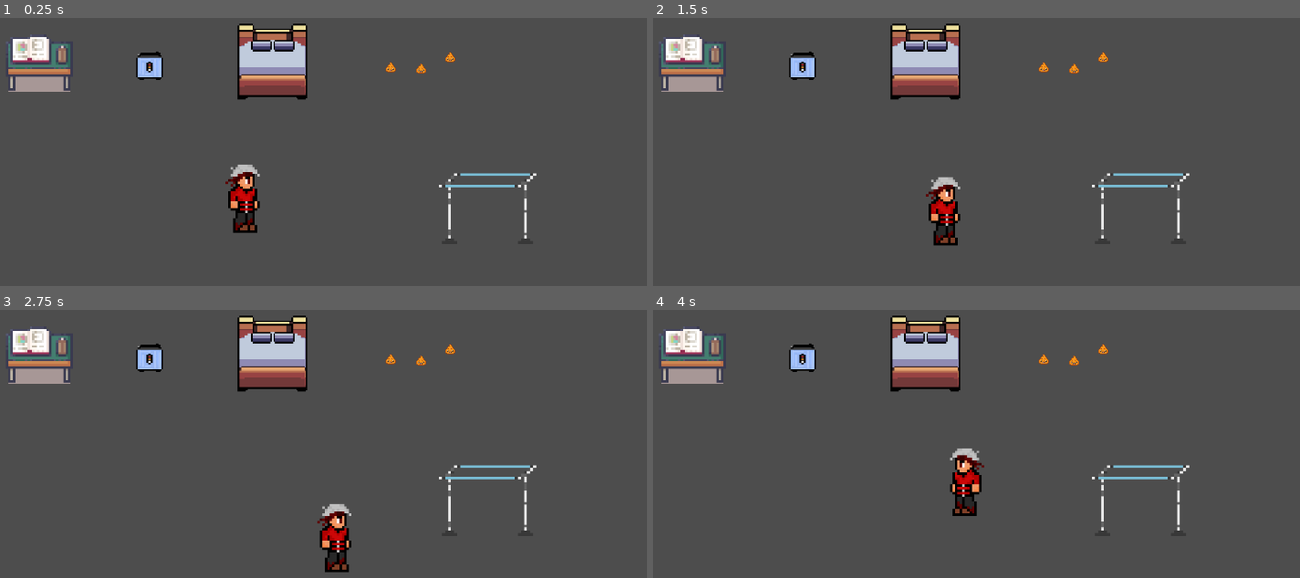
Above: before the commit, frames 1-4 (two rows, left to right).
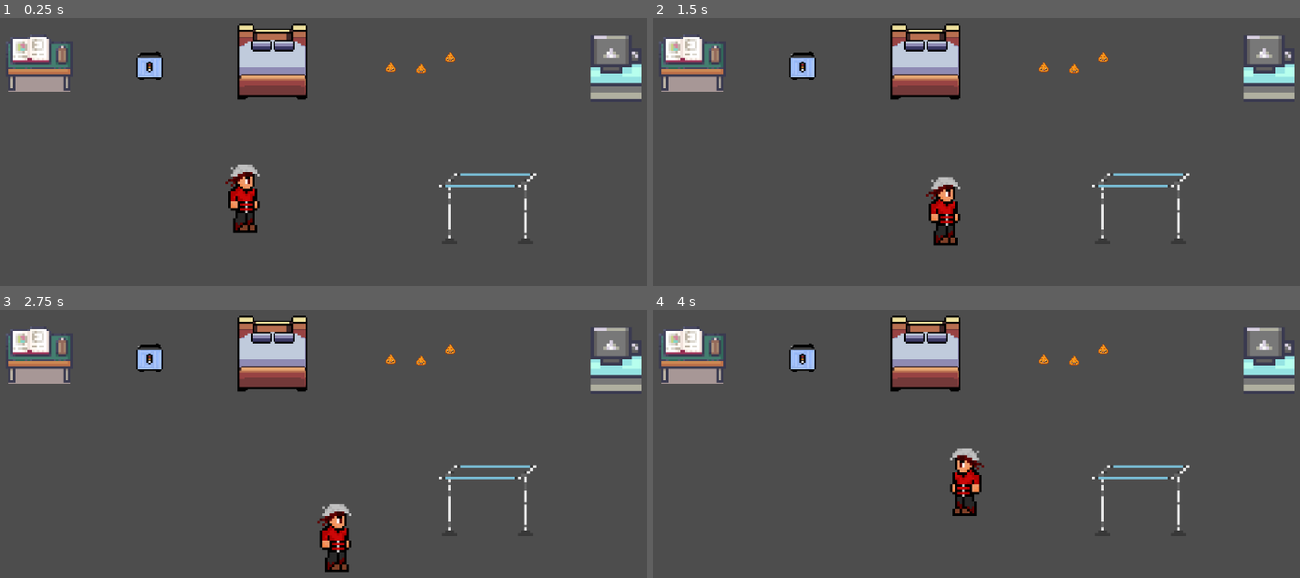
Above: after the commit, the same moments.

Repository: rizaptrarz/Kelompok-Lumen
Game: Godot game, scene res://node_2d.tscn
Two runs of this game, one before a commit and one after it. Both use one fixed random seed, a clock stepped at 60 frames per second and the inputs below.
Inputs (mouse positions are in pixels of both pictures, inside the frame that each line leads up to):
- Up to frame 1 (0.25 s): no input
- Up to frame 2 (1.5 s): tap Enter (advance_dialogue, bound only after the commit) at 0.5, 0.8, 1.35 s; move the mouse to (1041, 66) at 0.52 s; hold D (move_right) 0.53-1.28 s; hold E (interact) 0.53-1.28 s; click (1041, 66) at 0.67 s; move the mouse to (1073, 68) at 1.27 s; hold S (move_down) from 1.28 s (still down); click (1073, 68) at 1.42 s
- Up to frame 3 (2.75 s): tap E (interact) at 1.55 s; move the mouse to (452, 350) at 2.02 s; release S (move_down) at 2.03 s; hold D (move_right) from 2.03 s (still down); hold E (interact) from 2.03 s (still down); click (452, 350) at 2.17 s; tap Enter (advance_dialogue, bound only after the commit) at 2.3 s
- Up to frame 4 (4 s): move the mouse to (outside the picture) at 2.77 s; release D (move_right) at 2.78 s; release E (interact) at 2.78 s; hold W (move_up) 2.78-3.53 s; tap Space (run) at 2.85 s; click (outside the picture) at 2.92 s; tap E (interact) at 3.05 s; move the mouse to (1202, 559) at 3.52 s; hold A (move_left) from 3.53 s (still down); hold Enter (advance_dialogue, bound only after the commit) from 3.53 s (still down)

The runs differ from the first frame. In frame 1, 1.3% of the frame differs, in the area x 91-100%, y 6-31%; in frame 2, 1.3%; in frame 3, 1.3%; in frame 4, 1.3%.

Commit message:
Add Text Baloon

Diff:
--- a/node_2d.tscn
+++ b/node_2d.tscn
@@ -1,14 +1,15 @@
-[gd_scene load_steps=11 format=3 uid="uid://bqjmbqs4uogat"]
+[gd_scene load_steps=12 format=3 uid="uid://bqjmbqs4uogat"]
 
 [ext_resource type="PackedScene" uid="uid://caelnc0mta6gy" path="res://scenes/player.tscn" id="1_dffci"]
 [ext_resource type="Script" path="res://scripts/time/time_system.gd" id="2_t6f58"]
 [ext_resource type="Script" path="res://scripts/time/date_time.gd" id="3_nqidl"]
 [ext_resource type="PackedScene" uid="uid://8ajw3s7xjqok" path="res://scenes/jemuran.tscn" id="4_co1dh"]
-[ext_resource type="Script" path="res://scripts/task_manager.gd" id="4_xjl2l"]
+[ext_resource type="Script" path="res://scripts/singleton/task_manager.gd" id="4_xjl2l"]
 [ext_resource type="PackedScene" uid="uid://bnrspft5gv2jr" path="res://scenes/homework.tscn" id="5_edv34"]
 [ext_resource type="PackedScene" uid="uid://d0rjfpo0usm3w" path="res://scenes/mejikom.tscn" id="6_5lljq"]
 [ext_resource type="PackedScene" uid="uid://bk1cc4dirpt1g" path="res://scenes/kasur.tscn" id="7_fhpr0"]
 [ext_resource type="PackedScene" uid="uid://b4q6tx67wklsd" path="res://scenes/poop.tscn" id="8_tph8m"]
+[ext_resource type="PackedScene" uid="uid://bd4ecdwuwfpq4" path="res://scenes/komputer.tscn" id="10_j7owq"]
 
 [sub_resource type="Resource" id="Resource_lb2an"]
 script = ExtResource("3_nqidl")
@@ -54,3 +55,6 @@
 
 [node name="poop3" parent="task/poops" instance=ExtResource("8_tph8m")]
 position = Vector2(769, 88)
+
+[node name="komputer" parent="task" instance=ExtResource("10_j7owq")]
+position = Vector2(1031, 106)
--- a/project.godot
+++ b/project.godot
@@ -17,7 +17,8 @@
 
 [autoload]
 
-TaskManager="*res://scripts/task_manager.gd"
+TaskManager="*res://scripts/singleton/task_manager.gd"
+DialogueManager="*res://scripts/singleton/dialogue_manager.gd"
 
 [input]
 
@@ -51,6 +52,11 @@
 "events": [Object(InputEventKey,"resource_local_to_scene":false,"resource_name":"","device":-1,"window_id":0,"alt_press …(191 unchanged characters)…
 ]
 }
+advance_dialogue={
+"deadzone": 0.5,
+"events": [Object(InputEventKey,"resource_local_to_scene":false,"resource_name":"","device":-1,"window_id":0,"alt_pressed":false,"shift_pressed":false,"ctrl_pressed":false,"meta_pressed":false,"pressed":false,"keycode":0,"physical_keycode":4194309,"key_label":0,"unicode":0,"location":0,"echo":false,"script":null)
+]
+}
 
 [rendering]
 
--- /dev/null
+++ b/scenes/komputer.tscn
@@ -0,0 +1,26 @@
+[gd_scene load_steps=6 format=3 uid="uid://bd4ecdwuwfpq4"]
+
+[ext_resource type="Texture2D" uid="uid://dg8wd1h1ld022" path="res://assets/Interiors_free_48x48.png" id="1_5hiq1"]
+[ext_resource type="Script" path="res://scripts/komputer.gd" id="1_p6syy"]
+[ext_resource type="PackedScene" uid="uid://dvq28m8eifrfq" path="res://scenes/interactable.tscn" id="2_vrer2"]
+
+[sub_resource type="AtlasTexture" id="AtlasTexture_xwwke"]
+atlas = ExtResource("1_5hiq1")
+region = Rect2(624, 176, 48, 64)
+
+[sub_resource type="RectangleShape2D" id="RectangleShape2D_uklle"]
+size = Vector2(80, 104)
+
+[node name="komputer" type="Node2D"]
+script = ExtResource("1_p6syy")
+
+[node name="sprite" type="Sprite2D" parent="."]
+texture_filter = 1
+scale = Vector2(1.66667, 1.66667)
+texture = SubResource("AtlasTexture_xwwke")
+
+[node name="interactable" parent="." instance=ExtResource("2_vrer2")]
+interact_name = "[E] Hubungi Mama"
+
+[node name="CollisionShape2D" type="CollisionShape2D" parent="interactable"]
+shape = SubResource("RectangleShape2D_uklle")
--- a/scenes/playermovement.gd
+++ b/scenes/playermovement.gd
@@ -41,4 +41,6 @@
 	elif character_direction.x < 0:
 		$Sprite2D.flip_h = true
 
+
 	move_and_slide()
+	print("Stamina: ", round(current_stamina))
--- /dev/null
+++ b/scenes/text_box.tscn
@@ -0,0 +1,40 @@
+[gd_scene load_steps=3 format=3 uid="uid://dct0grq6fn86b"]
+
+[ext_resource type="Script" path="res://scripts/text_box.gd" id="1_44nqf"]
+[ext_resource type="Texture2D" uid="uid://bssqifbecdaej" path="res://assets/text_bubble.png" id="2_q1l35"]
+
+[node name="TextBox" type="MarginContainer"]
+z_index = 20
+offset_right = 40.0
+offset_bottom = 40.0
+script = ExtResource("1_44nqf")
+
+[node name="NinePatchRect" type="NinePatchRect" parent="."]
+texture_filter = 1
+layout_mode = 2
+texture = ExtResource("2_q1l35")
+region_rect = Rect2(0, 0, 48, 48)
+patch_margin_left = 16
+patch_margin_top = 16
+patch_margin_right = 16
+patch_margin_bottom = 16
+
+[node name="MarginContainer" type="MarginContainer" parent="."]
+layout_mode = 2
+theme_override_constants/margin_left = 8
+theme_override_constants/margin_top = 8
+theme_override_constants/margin_right = 8
+theme_override_constants/margin_bottom = 8
+
+[node name="Label" type="Label" parent="MarginContainer"]
+texture_filter = 1
+layout_mode = 2
+theme_override_colors/font_color = Color(0, 0, 0, 1)
+text = "
+"
+vertical_alignment = 1
+
+[node name="LetterDisplayTimer" type="Timer" parent="."]
+one_shot = true
+
+[connection signal="timeout" from="LetterDisplayTimer" to="." method="_on_letter_display_timer_timeout"]
--- /dev/null
+++ b/scripts/komputer.gd
@@ -0,0 +1,16 @@
+extends Node2D
+
+@onready var interactable : Area2D = $interactable
+@onready var sprite : Sprite2D = $sprite
+
+const lines: Array[String] = [
+	"Halo Nak, Mama Minta Tolong Ya",
+	"Jemur Pakaian, dan jangan lupa kerjain juga PR nya",
+]
+
+# Called when the node enters the scene tree for the first time.
+func _ready() -> void:
+	interactable.interact = _on_interact
+
+func _on_interact():
+	DialogueManager.start_dialogue(global_position, lines)
--- /dev/null
+++ b/scripts/singleton/dialogue_manager.gd
@@ -0,0 +1,50 @@
+extends Node
+
+
+@onready var text_box_scene = preload("res://scenes/text_box.tscn")
+
+var dialogue_lines: Array[String] = []
+var current_line_index = 0
+
+var text_box
+var text_box_position: Vector2
+
+var is_dialogue_active = false
+var can_advance_line = false
+
+func start_dialogue(position: Vector2, lines: Array[String]):
+	if is_dialogue_active:
+		return
+
+	dialogue_lines = lines
+	text_box_position = position
+	_show_text_box()
+
+	is_dialogue_active = true
+
+func _show_text_box():
+	text_box = text_box_scene.instantiate()
+	text_box.finished_displaying.connect(_on_text_box_finished_displaying)
+	get_tree().root.add_child(text_box)
+	text_box.global_position = text_box_position
+	text_box.display_text(dialogue_lines[current_line_index])
+	can_advance_line = false
+
+func _on_text_box_finished_displaying():
+	can_advance_line = true
+
+func _unhandled_input(event):
+	if (
+		event.is_action_pressed("advance_dialogue") &&
+		is_dialogue_active &&
+		can_advance_line
+	):
+		text_box.queue_free()
+
+		current_line_index += 1
+		if current_line_index >= dialogue_lines.size():
+			is_dialogue_active = false
+			current_line_index = 0
+			return
+
+		_show_text_box()
--- /dev/null
+++ b/scripts/text_box.gd
@@ -0,0 +1,55 @@
+extends MarginContainer
+
+@onready var label = $MarginContainer/Label
+@onready var timer = $LetterDisplayTimer
+
+const MAX_WIDHT = 256
+
+var text = ""
+var letter_index = 0
+
+var letter_time = 0.03
+var space_time = 0.06
+var punctuation_time = 0.2
+
+signal finished_displaying()
+
+func display_text(text_to_display: String):
+	text = text_to_display
+	label.text = text_to_display
+
+	await resized
+	custom_minimum_size.x = min(size.x, MAX_WIDHT)
+
+	if size.x > MAX_WIDHT:
+		label.autowrap_mode = TextServer.AUTOWRAP_WORD
+		await resized # resize x
+		await resized # resize y
+		custom_minimum_size.y = size.y
+
+	global_position.x -= size.x / 2
+	global_position.y -= size.y + 24
+
+	label.text = ""
+	_display_letter()
+
+func _display_letter():
+	label.text += text[letter_index]
+
+	letter_index += 1
+	if letter_index >= text.length():
+		finished_displaying.emit()
+		return
+
+	match text[letter_index]:
+		"!", ".", ",", "?":
+			timer.start(punctuation_time)
+		" ":
+			timer.start(space_time)
+		_:
+			timer.start(letter_time)
+
+
+
+func _on_letter_display_timer_timeout() -> void:
+	_display_letter()
Binary file added: assets/text_bubble.png
Not shown, added: assets/text_bubble.png.import
Not shown: 1 places in scenes/kasur.tscn that only renumber resources
Renamed: scripts/task_manager.gd -> scripts/singleton/task_manager.gd
